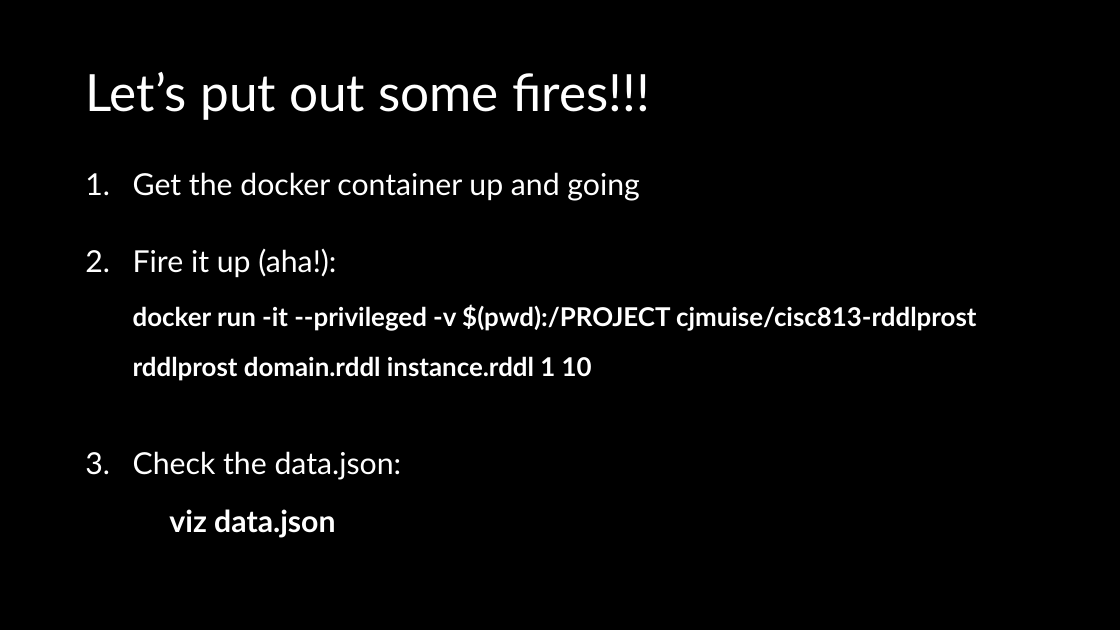
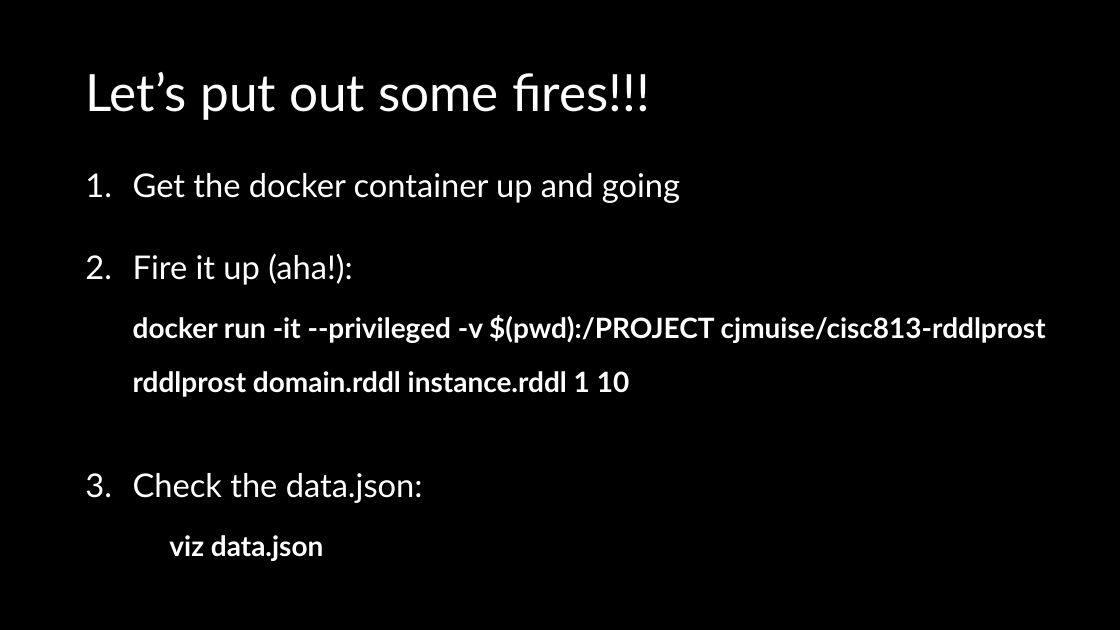
Before and after one commit to AI-Planning/modeling-in-pddl, a slide deck: slide 23 of exercises/cisc-813/rddl/slides.pptx. Drawn at 1120x630 pixels with LibreOffice and Linux fonts; fonts in the diff are those of the drawing. Boxes give left, top, right and bottom in pixels: in the first picture for what was removed or moved away, otherwise in the second. Text is boxed around its words. In the diff, an @@ line names an element or a change of style, - is before the commit and + after.

```diff
--- a/exercises/cisc-813/rddl/slides.pptx
+++ b/exercises/cisc-813/rddl/slides.pptx
@@ text "Get the docker container up ..." at (x1=133, y1=173, x2=1046, y2=561): size 25.9 to 28 pt in "Get the docker container up and going", "Fire it up (aha!):", "Check the data.json:"; size 22.2 to 24 pt in "docker run -it --privileged -v $(pwd):/PROJECT cjmuise/cisc8 ..."; size 25.9 to 24 pt in "viz data.json" @@
```
Also in this commit, not shown: 2 other slides changed, 2 other files.
